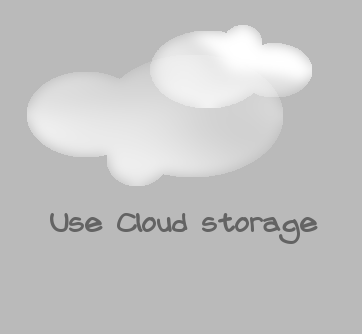
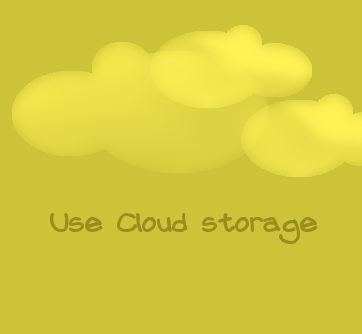
Before/after of a 362×334 layered artwork. What changed in the layer stack:
added layer "New Layer#2" (soft light, 66%) above "New Layer#1" over [0, 0, 362, 334]
added layer "New Layer#3" (color, 56%) above "Background copy" over [0, 0, 362, 334]
added layer "Background copy#1" above "Background" over [241, 94, 362, 177]
painted on "Background" over [12, 42, 283, 186]
